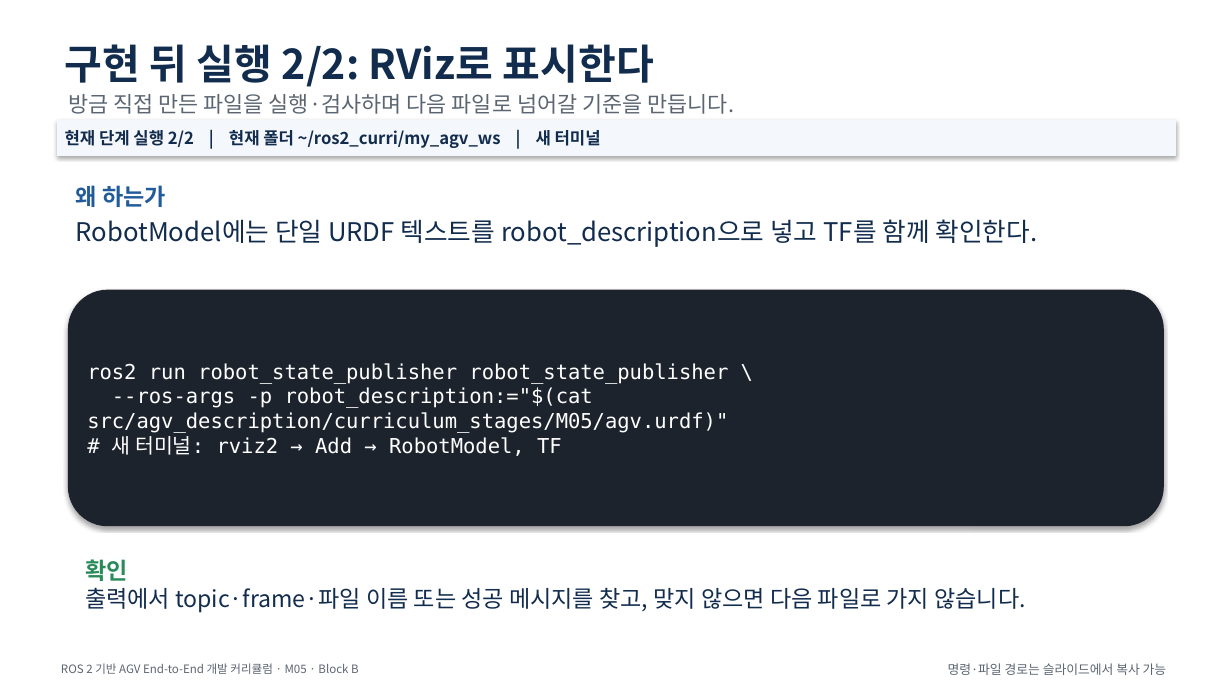
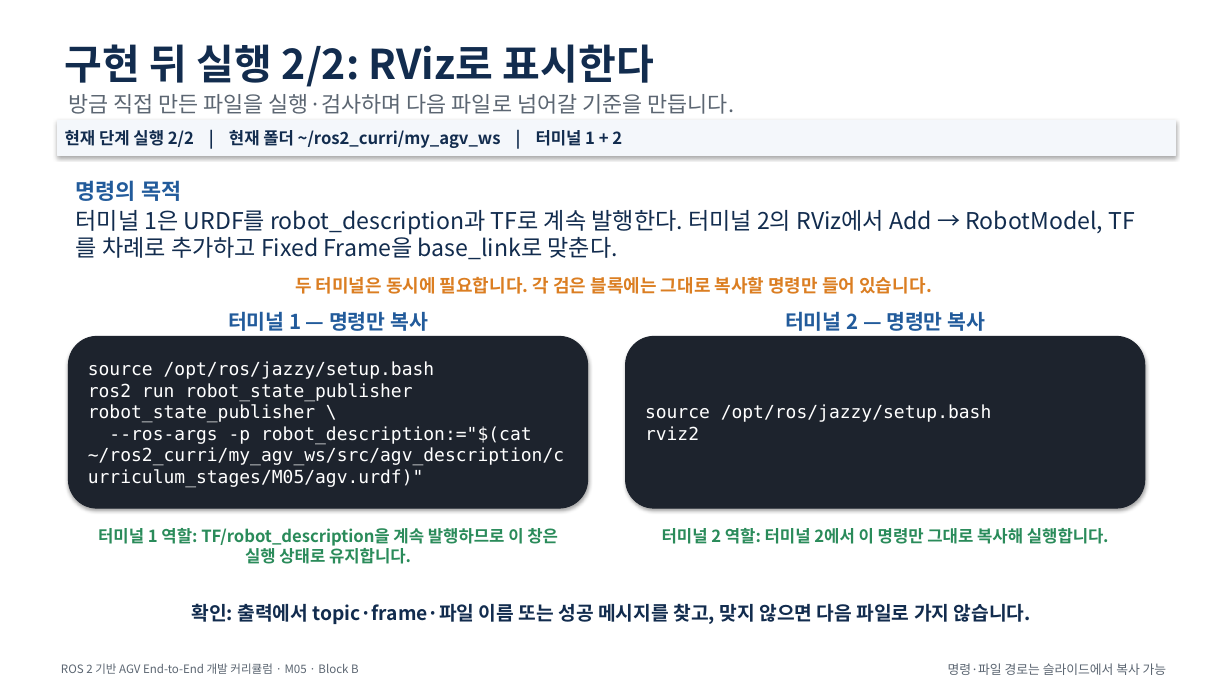
Before and after one commit to choimagon/ros2_curri, a slide deck: slide 19 of blocks/B_robot_build/M05_urdf_basic_model/M05_URDF로_기본_AGV_제작.pptx (slide 18 before the commit). Drawn at 1232x693 pixels with LibreOffice and Linux fonts; fonts in the diff are those of the drawing. Boxes give left, top, right and bottom in pixels: in the first picture for what was removed or moved away, otherwise in the second. Text is boxed around its words. In the diff, an @@ line names an element or a change of style, - is before the commit and + after.

Commit message:
Regenerate visual terminal curriculum decks

```diff
--- a/blocks/B_robot_build/M05_urdf_basic_model/M05_URDF로_기본_AGV_제작.pptx
+++ b/blocks/B_robot_build/M05_urdf_basic_model/M05_URDF로_기본_AGV_제작.pptx
@@ text in rectangle at <box>65,130,622,148</box>: text changed @@
-현재 단계 실행 2/2 | 현재 폴더 ~/ros2_curri/my_agv_ws | 새 터미널
+현재 단계 실행 2/2 | 현재 폴더 ~/ros2_curri/my_agv_ws | 터미널 1 + 2
@@ text at <box>76,180,181,201</box>: text changed; size 18 to 17 pt @@
-왜 하는가
+명령의 목적
@@ text at <box>76,210,1104,260</box>: text changed; size 20 to 18 pt @@
-RobotModel에는 단일 URDF 텍스트를 robot_description으로 넣고 TF를 함께 확인한다.
+터미널 1은 URDF를 robot_description과 TF로 계속 발행한다. 터미널 2의 RViz에서 Add → RobotModel, TF를 차례로 추가하고 Fixed Frame을 base_link로 맞춘다.
@@ text added at <box>295,277,932,294</box>, 14 pt, text #DB7E22, bold @@
+두 터미널은 동시에 필요합니다. 각 검은 블록에는 그대로 복사할 명령만 들어 있습니다.
@@ text added at <box>228,311,428,331</box>, 16 pt, text #225B9B, bold @@
+터미널 1 — 명령만 복사
@@ text added at <box>785,311,985,331</box>, 16 pt, text #225B9B, bold @@
+터미널 2 — 명령만 복사
@@ rounded rectangle "source /opt/ros/jazzy/setup.bash": place and size @@
-rounded rectangle "source /opt/ros/jazzy/setup.bash" at <box>68,290,1164,526</box>
+rounded rectangle "source /opt/ros/jazzy/setup.bash" at <box>68,336,588,508</box>
@@ rounded rectangle added at <box>626,336,1145,508</box>, fill #1D232D, outline #1D232D 0.75 pt, 14 pt, text #FFFFFF @@
+source /opt/ros/jazzy/setup.bash
+rviz2
@@ text in rounded rectangle at <box>88,361,564,488</box>: text changed; size 16 to 14 pt @@
-ros2 run robot_state_publisher robot_state_publisher \
---ros-args -p robot_description:="$(cat src/agv_description/curriculum_stages/M05/agv.urdf)"
-# 새 터미널: rviz2 → Add → RobotModel, TF
+source /opt/ros/jazzy/setup.bash
+ros2 run robot_state_publisher robot_state_publisher \
+--ros-args -p robot_description:="$(cat ~/ros2_curri/my_agv_ws/src/agv_description/curriculum_stages/M05/agv.urdf)"
@@ text added at <box>98,528,558,564</box>, 13 pt, text #2A8B5A, bold @@
+터미널 1 역할: TF/robot_description을 계속 발행하므로 이 창은 실행 상태로 유지합니다.
@@ text added at <box>662,528,1109,544</box>, 13 pt, text #2A8B5A, bold @@
+터미널 2 역할: 터미널 2에서 이 명령만 그대로 복사해 실행합니다.
@@ text removed at <box>85,559,128,581</box> @@
-확인
@@ text at <box>191,603,1031,624</box>: text changed; size 18 to 15 pt; bold on @@
-출력에서 topic·frame·파일 이름 또는 성공 메시지를 찾고, 맞지 않으면 다음 파일로 가지 않습니다.
+확인: 출력에서 topic·frame·파일 이름 또는 성공 메시지를 찾고, 맞지 않으면 다음 파일로 가지 않습니다.
```
Also in this commit, not shown: 8 other slides changed, 3 slides added, 55 other files.
